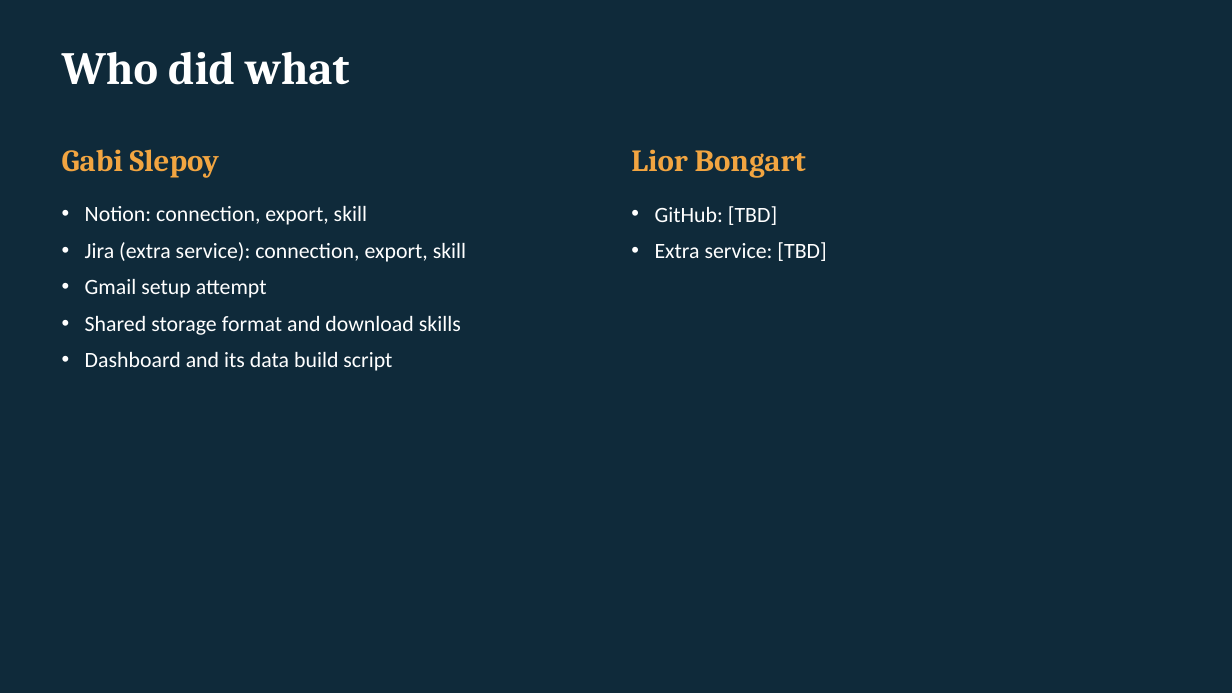
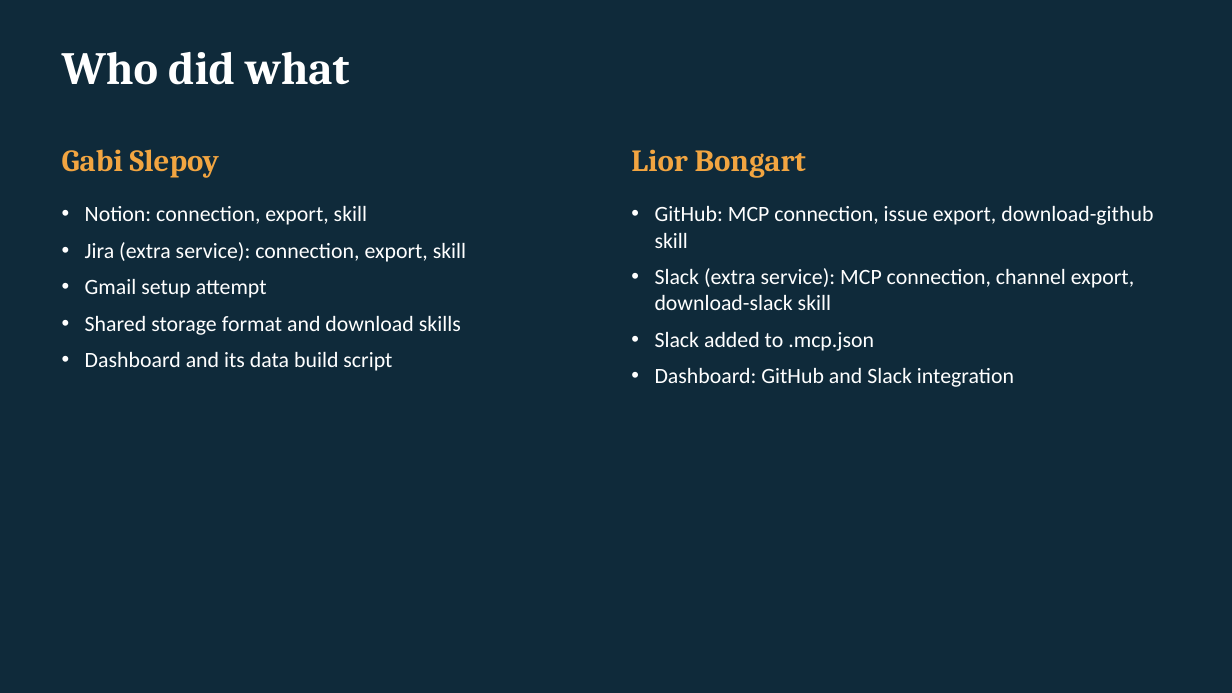
Before and after one commit to aiassistedyu-pixel/mcp-services-dashboard, a slide deck: slide 11 of presentation/project.pptx. Drawn at 1232x693 pixels with LibreOffice and Linux fonts; fonts in the diff are those of the drawing. Boxes give left, top, right and bottom in pixels: in the first picture for what was removed or moved away, otherwise in the second. Text is boxed around its words. In the diff, an @@ line names an element or a change of style, - is before the commit and + after.

```diff
--- a/presentation/project.pptx
+++ b/presentation/project.pptx
@@ text at [655, 206, 1153, 387]: text changed @@
-• GitHub: [TBD]
-• Extra service: [TBD]
+• GitHub: MCP connection, issue export, download-github skill
+• Slack (extra service): MCP connection, channel export, download-slack skill
+• Slack added to .mcp.json
+• Dashboard: GitHub and Slack integration
```
